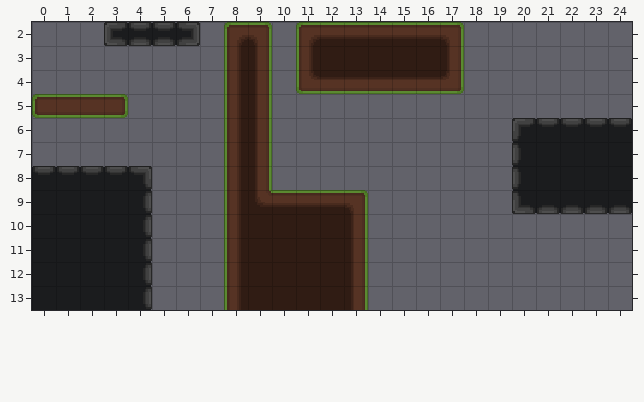
Level history. Tiled map: maps/map2.tmx. This is how it looked before the edit.
Cells are 16x16 px. Shown: x 0..24, y 2..13.
Once edited:
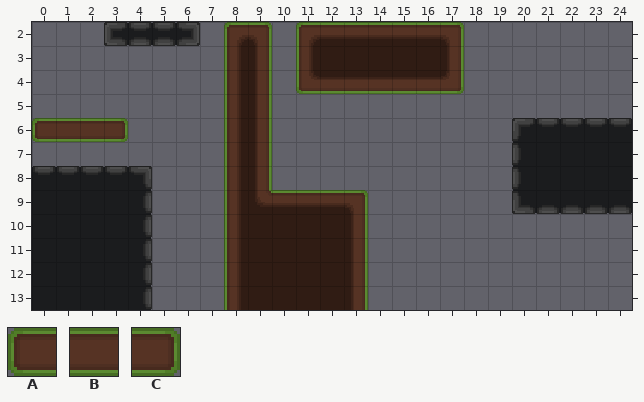
Key: from "tilesheet16": A 1, B 2, C 3.
_ is an empty cell, . an unchanged one.
Diff:
--- layer "Tile Layer 1"
@@ x 0..3 @@
- 5 ABBC
- 6 ____
+ 5 ____
+ 6 ABBC
Pixel boxes of the changes (left, top, right, bottom) in both pictures:
changed: (32, 94, 128, 142)
